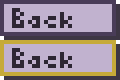
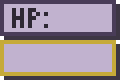
Revision of a layered 120px x 80px image; what changed, layer by layer:
hid group "Items list" (20 layers) over [12, 8, 72, 68]
hid group "Back" (1st of 2) (2 layers) over [12, 8, 72, 68]
added group "Health Points" with 1 layers above "Fly" over [16, 8, 48, 28]
added layer "Layer 5 copy 2" (1st of 2, in "Health Points") in group "Health Points" over [16, 8, 48, 28]
